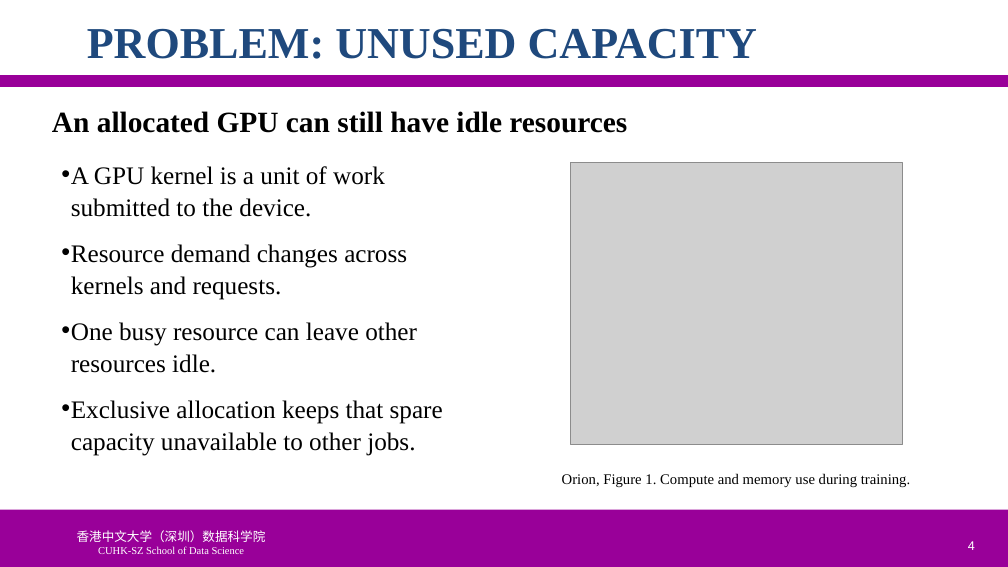
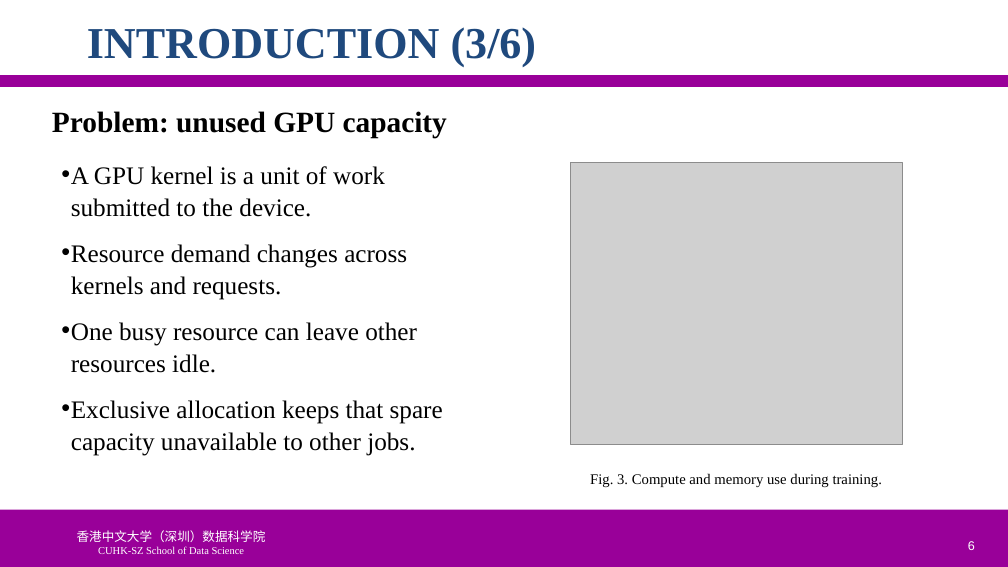
Before and after one commit to ychung1103/ychung1103.github.io, a slide deck: slide 6 of Slides/CSC6103/PPT/05-1110-徐昱玮-225040464.pptx (slide 4 before the commit). Drawn at 1008x567 pixels with LibreOffice and Linux fonts; fonts in the diff are those of the drawing; grey boxes stand for pictures; background and template pictures are left out. Boxes give left, top, right and bottom in pixels: in the first picture for what was removed or moved away, otherwise in the second. Text is boxed around its words. In the diff, an @@ line names an element or a change of style, - is before the commit and + after.

```diff
--- a/Slides/CSC6103/PPT/05-1110-徐昱玮-225040464.pptx
+++ b/Slides/CSC6103/PPT/05-1110-徐昱玮-225040464.pptx
@@ title at [87, 27, 537, 67]: text changed @@
-PROBLEM: UNUSED CAPACITY
+INTRODUCTION (3/6)
@@ text at [52, 111, 447, 139]: text changed @@
-An allocated GPU can still have idle resources
+Problem: unused GPU capacity
@@ text at [590, 473, 882, 487]: text changed @@
-Orion, Figure 1. Compute and memory use during training.
+Fig. 3. Compute and memory use during training.
@@ page number at [968, 541, 975, 550]: text changed @@
-4
+6
```
Also in this commit, not shown: 26 other slides changed, 3 slides added.
